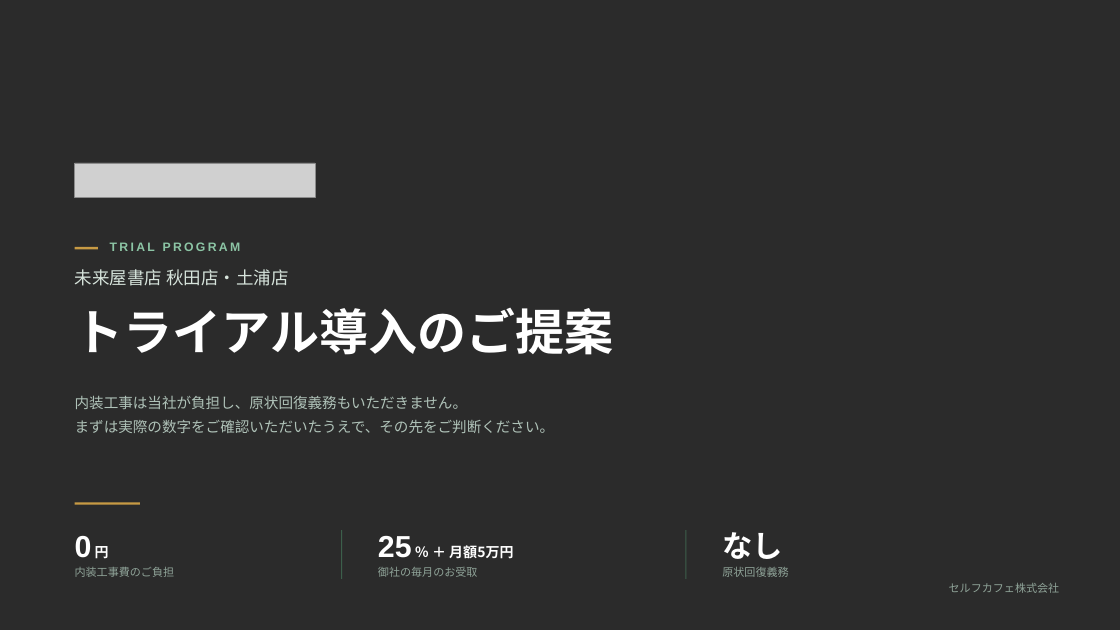
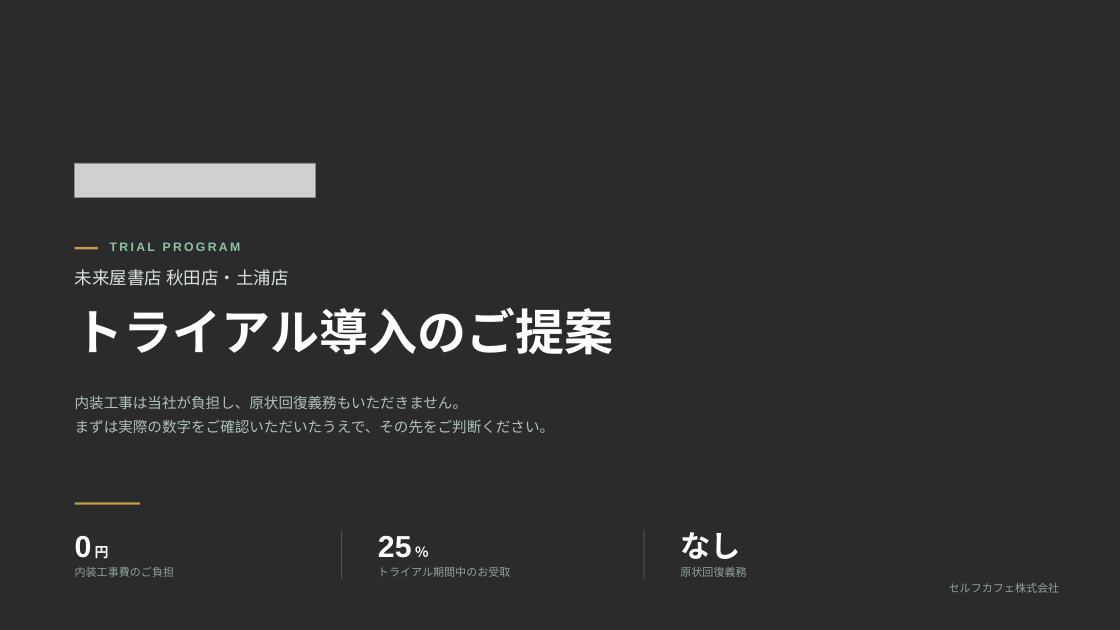
Before and after one commit to a5408071-cmd/suzuki-ceo, a slide deck: slide 1 of selfcafe-miraiya-trial-deck/selfcafe-miraiya-trial-deck.pptx. Drawn at 1120x630 pixels with LibreOffice and Linux fonts; fonts in the diff are those of the drawing; grey boxes stand for pictures; background and template pictures are left out; a plain dark background stands for a picture behind light text. Boxes give left, top, right and bottom in pixels: in the first picture for what was removed or moved away, otherwise in the second. Text is boxed around its words. In the diff, an @@ line names an element or a change of style, - is before the commit and + after.

```diff
--- a/selfcafe-miraiya-trial-deck/selfcafe-miraiya-trial-deck.pptx
+++ b/selfcafe-miraiya-trial-deck/selfcafe-miraiya-trial-deck.pptx
@@ text at (378, 536, 412, 558): text changed; size 12 to 26 pt; font Noto Sans CJK JP to Arial @@
-25 ％ ＋ 月額5万円
+25 ％
@@ 2 texts, 1 rectangle: place and size @@
-2 texts, 1 rectangle at (686, 530, 788, 579)
+2 texts, 1 rectangle at (644, 530, 746, 579)
@@ text at (378, 567, 511, 577): text changed @@
-御社の毎月のお受取
+トライアル期間中のお受取
```
Also in this commit, not shown: 2 other slides changed, 3 other files.
